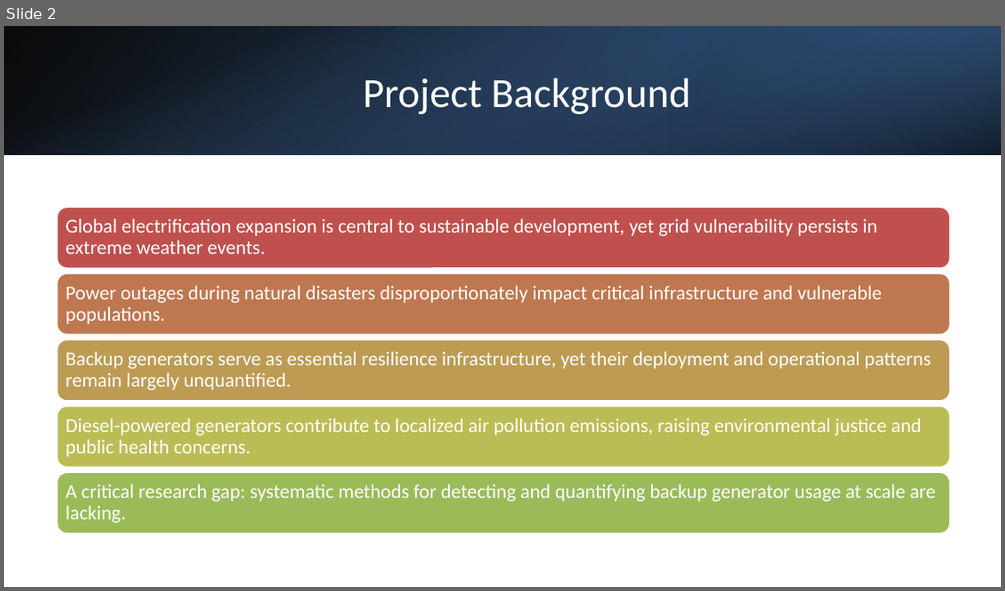
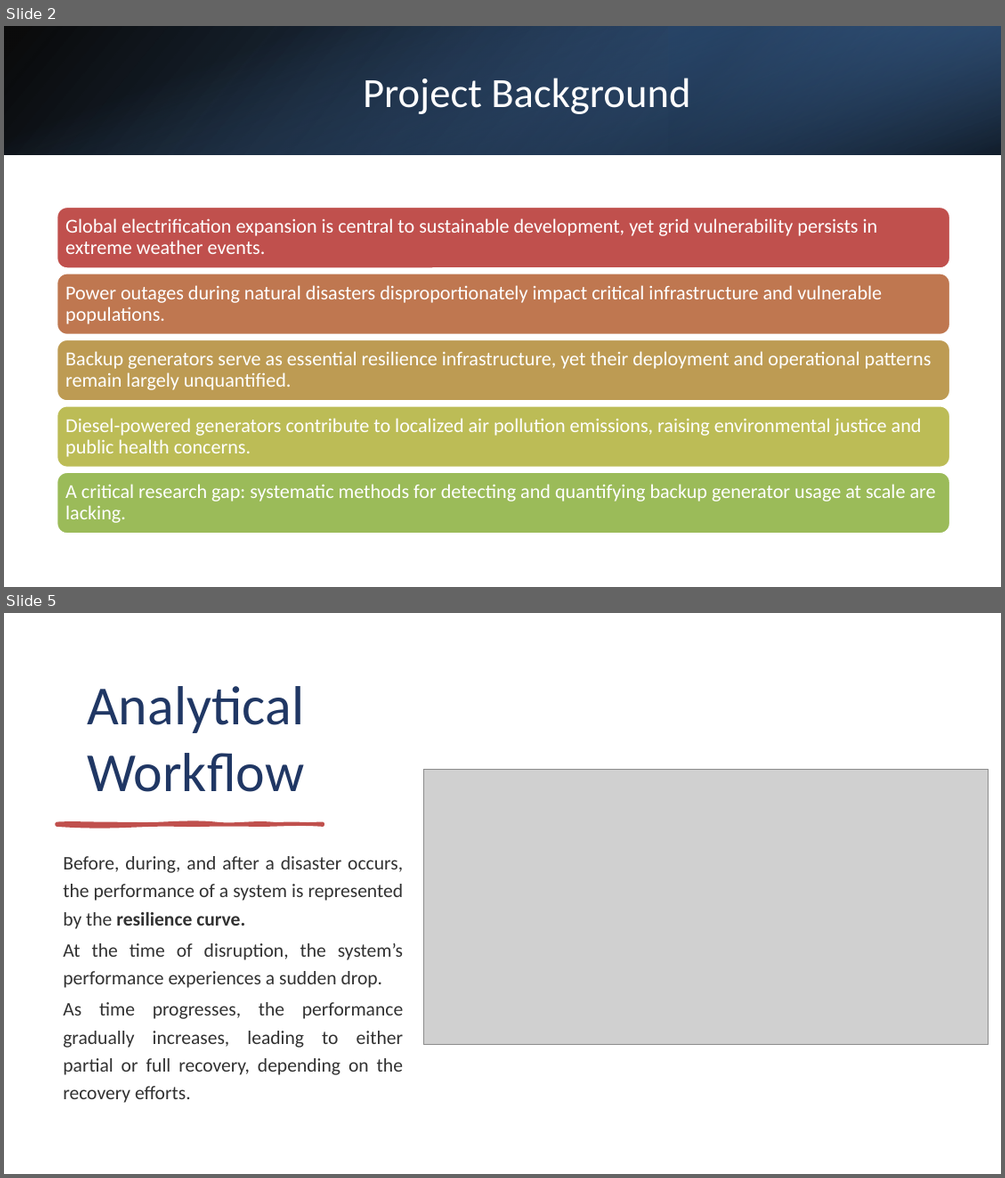
Before and after one commit to ZhiyuanZhaoMicheal/Practicum, a slide deck: docs/Backup_Generator_Project.pptx. Shown one above the other, each under a label of ours: slide 2 before the commit, slides 2 and 5 after it; the slides between them are not shown. The pictures are 1005x591 and 1005x1178 pixels, drawn with LibreOffice and Linux fonts; fonts in the diff are those of the drawing; grey boxes stand for pictures. Boxes give left, top, right and bottom in pixels: in the first picture for what was removed or moved away, otherwise in the second. Text is boxed around its words. In the diff, an @@ line names an element or a change of style, - is before the commit and + after.

```diff
--- a/docs/Backup_Generator_Project.pptx
+++ b/docs/Backup_Generator_Project.pptx
@@ slide 5 added at (x1=4, y1=613, x2=1001, y2=1174), background #FFFFFF @@
@@ title added at (x1=87, y1=686, x2=304, y2=792), 53 pt, text #203764 @@
+Analytical Workflow
@@ picture added at (x1=423, y1=770, x2=988, y2=1045) @@
@@ freeform shape added at (x1=57, y1=823, x2=323, y2=825), fill #C0504D, outline #C0504D 3 pt @@
@@ text added at (x1=63, y1=856, x2=404, y2=1103), 18.5 pt, text #323232 @@
+Before, during, and after a disaster occurs, the performance of a system is represented by the resilience curve.
+At the time of disruption, the system’s performance experiences a sudden drop.
+As time progresses, the performance gradually increases, leading to either partial or full recovery, depending on the recovery efforts.
```
Also in this commit, not shown: 3 slides changed, 4 other slides added, 2 slides removed, 3 other files.
